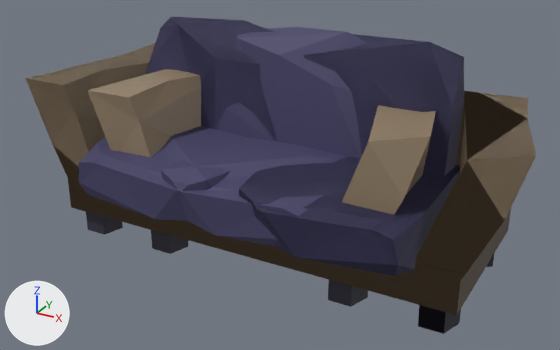
An edit to the Blender file Assets/NaokiassetUnfinished/lostsignal/canape.blend, drawn before and after from the same camera.
One viewpoint serves both versions: a 50 mm camera at (3.37, -6.2, 3.82) aimed at (0.09, -0.24, 0.84). Arrows for +X, +Y and +Z are at lower left; the lights stay in place. The older version comes first.
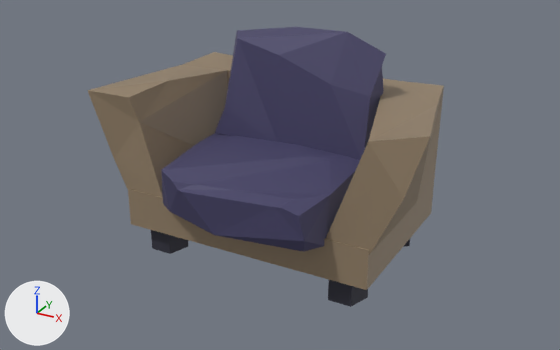
Where the change shows, as pixel boxes [x1, y1, x2, y2] in the pictures (560 x 350 px):
'Cube.011', hidden
    before: [26, 17, 536, 334]
'Cube.009', unchanged, uncovered by the edit
    before: [130, 210, 368, 290]
    after: [128, 184, 434, 290]

Patch to the scene script:
```diff
--- a/Assets/NaokiassetUnfinished/lostsignal/canape.blend.py
+++ b/Assets/NaokiassetUnfinished/lostsignal/canape.blend.py
@@ ob_cube_011 @@
 ob_cube_011.location = (0.0, 0.0, 0.0)
+ob_cube_011.hide_set(True)
```
